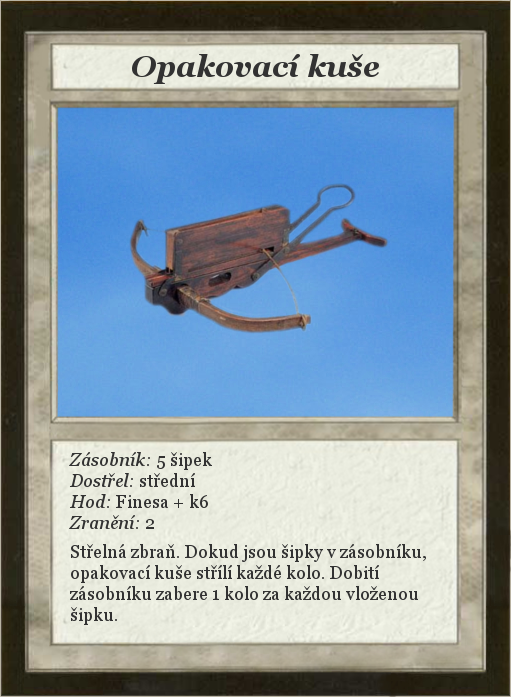
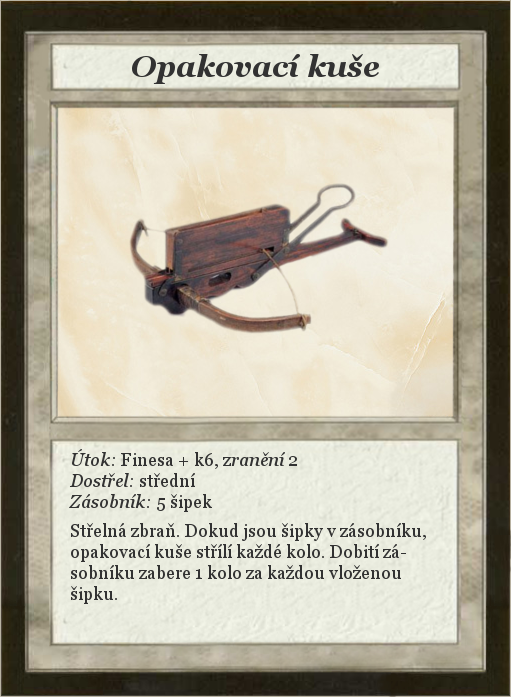
Two versions of the same layered image (511 x 697). Layer-by-layer changes:
renamed "Zásobník: 5 šipek ..." to "Útok: Finesa + k6, zranění 2 ...", painted on it over box(69, 449, 426, 625)
renamed "DoricBackground" to "Dwarven_marble_background.jpg", painted on it over box(56, 106, 456, 625)
